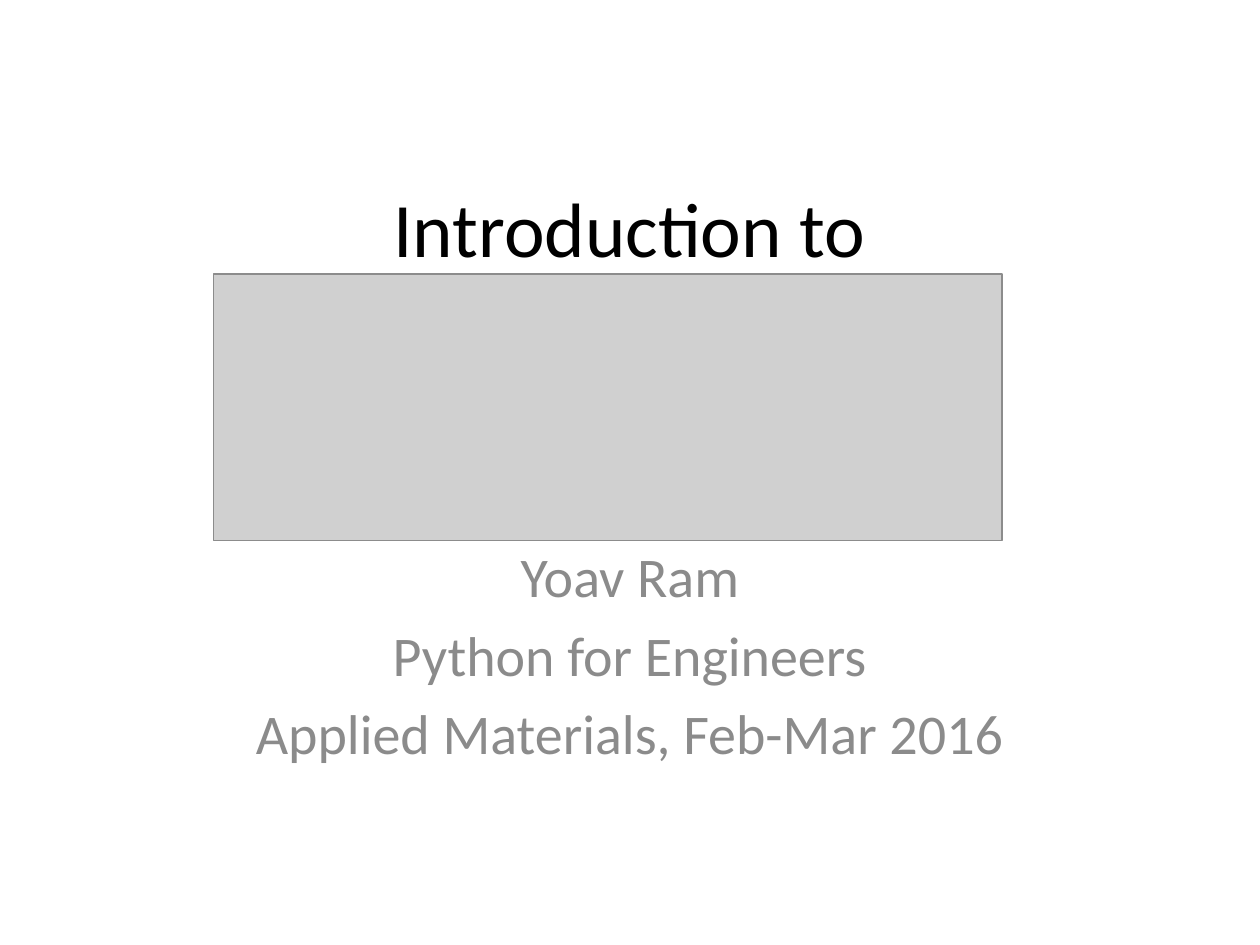
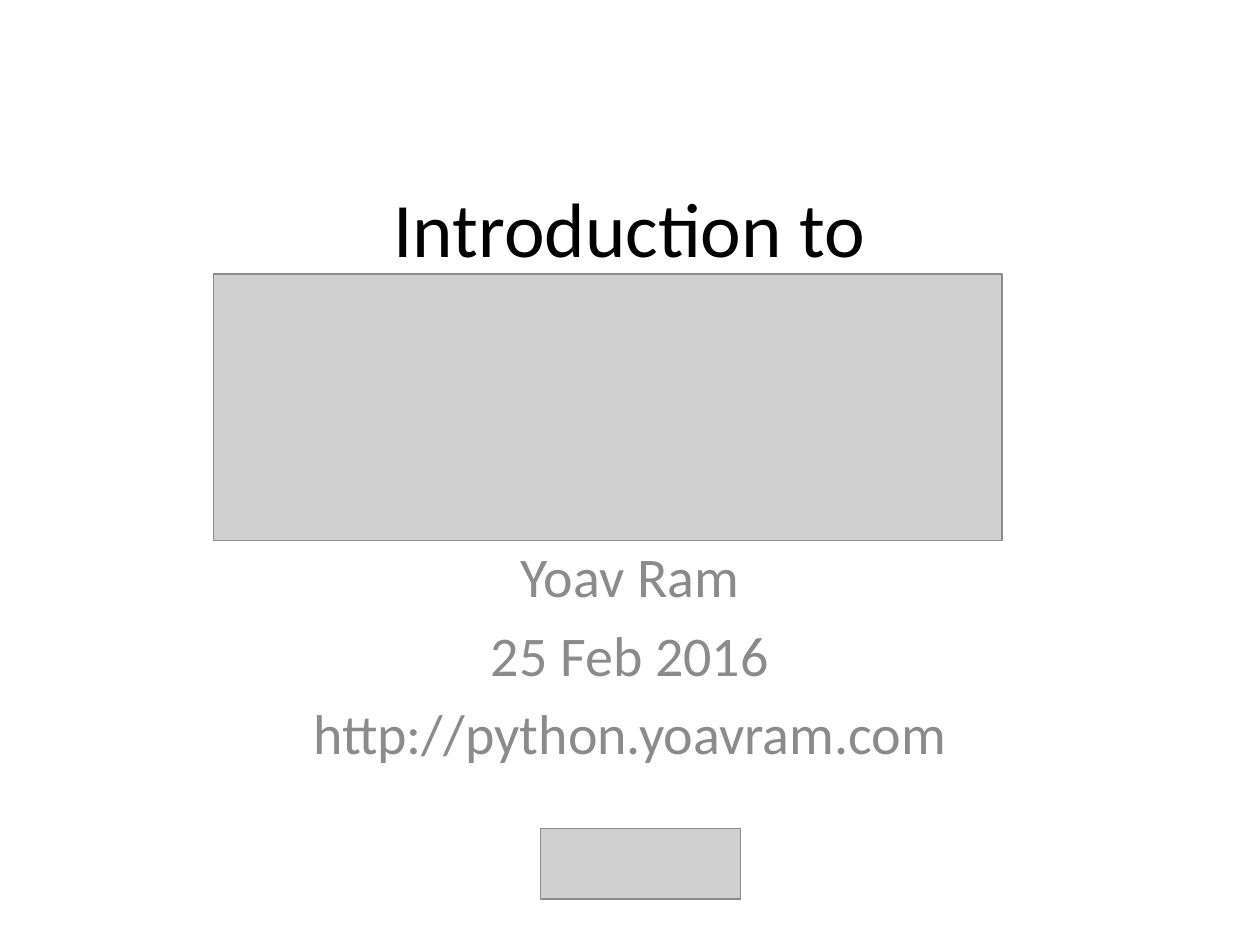
Before and after one commit to yoavram/Py4Eng, a slide deck: slide 1 of docs/Introduction to Python.pptx. Drawn at 1260x945 pixels with LibreOffice and Linux fonts; fonts in the diff are those of the drawing; grey boxes stand for pictures. Boxes give left, top, right and bottom in pixels: in the first picture for what was removed or moved away, otherwise in the second. Text is boxed around its words. In the diff, an @@ line names an element or a change of style, - is before the commit and + after.

Commit message:
added license

```diff
--- a/docs/Introduction to Python.pptx
+++ b/docs/Introduction to Python.pptx
@@ subtitle at bbox=[313, 637, 946, 763]: text changed @@
-Python for Engineers
-Applied Materials, Feb-Mar 2016
+25 Feb 2016
+http://python.yoavram.com
@@ picture added at bbox=[541, 829, 741, 900] @@
```
